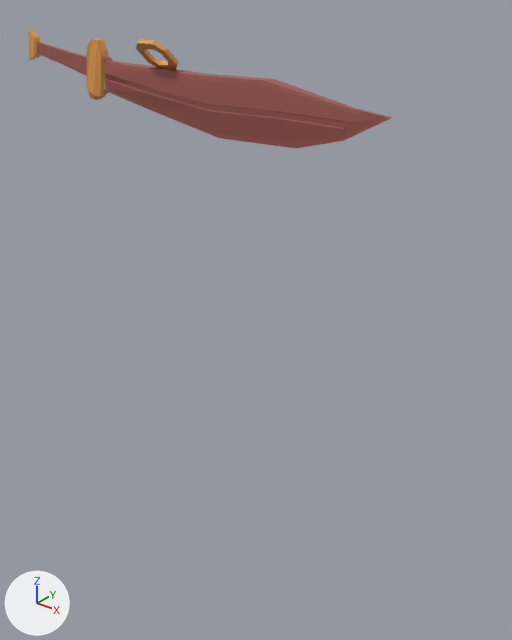
The Blender file Blender/cutlass.blend, before and after one commit.
Before and after are seen from a camera (50 mm lens) standing at (10.13, -8.53, 7.98) and looking at (2.7, 0.75, 2.22). Every picture has the same lights, and +X, +Y and +Z are marked at lower left.

In view in the first picture: 'Cutlass', 'Plane.002', 'Scabbard'.
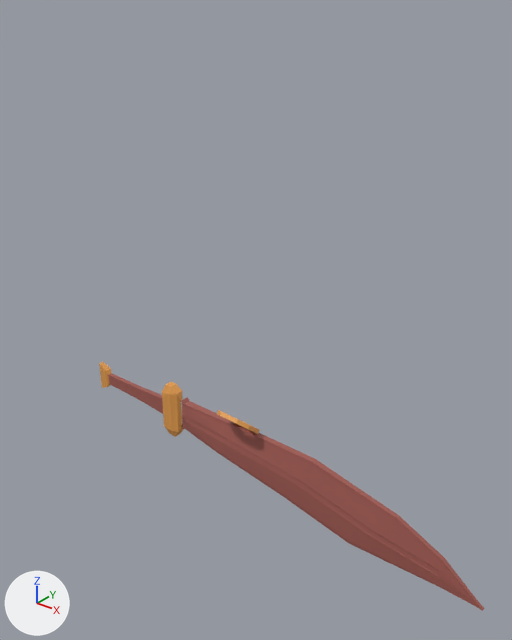
Where the newer file only moved an object's origin or applied its transform, the numbers keep the older frame.

What differs and where, as boxes (x1, y1, x2, y2) in the pictures (512 x 640 px):
'Scabbard', reshaped (134% taller): before (103, 57, 393, 148); after (181, 397, 484, 611)
'Cutlass', reshaped: before (28, 30, 108, 100); after (99, 362, 188, 437)
'Plane.002', reshaped, moved, turned: before (136, 39, 179, 70); after (217, 410, 259, 434)

The edits, one by one:
me_plane_001 has 68 vertices, 70 faces and spans x -4.2..4.2, y -0.44..1.1, z 0.07..0.35.
me_plane_001 is used by ob_cutlass; location (0.0, 1.61, 5.81); rotation (1.571, 0.0, 0.0), in degrees (90, 0, 0).
me_plane_001 part 1: the whole mesh is multiplied about its middle by the matrix ((0.984, -0.176, 0.0), (-0.176, -0.984, 0.0), (0.0, 0.0, -1.0)), then moved by (3.1, -6.39, 1.4).
me_plane_002 has 104 vertices, 96 faces and spans x -1.72..4.83, y -0.52..0.7, z 0.06..0.36.
me_plane_002 is used by ob_scabbard; location (0.0, 1.61, 5.81); rotation (1.571, 0.0, 0.0), in degrees (90, 0, 0).
me_plane_002 part 2: the whole mesh is multiplied about its middle by the matrix ((0.984, -0.176, 0.0), (-0.176, -0.984, 0.0), (0.0, 0.0, -1.0)), then moved by (3.12, -6.19, 1.4).
me_plane has 16 vertices, 8 faces and spans x -0.374..0.374, y -0.374..0.374, z 0.0.
me_plane is used by ob_plane_002; location (0.0, 1.24, 6.68); rotation (-0.748, 0.0, 0.0), in degrees (-43, 0, 0).
me_plane part 3: the whole mesh is multiplied about its middle by the matrix ((0.999, -0.036, 0.022), (0.012, 0.748, 0.664), (-0.04, -0.663, 0.748)), then moved by (3.03, -0.158, 0.624).
Object 'Plane.002' (ob_plane_002) turns from (-43, 0, 0) to (0, 0, 0) degrees about x, y and z.
Object 'Plane.002' (ob_plane_002) moves from (0.0, 1.24, 6.68) to (0.0, 0.0, 0.0).
